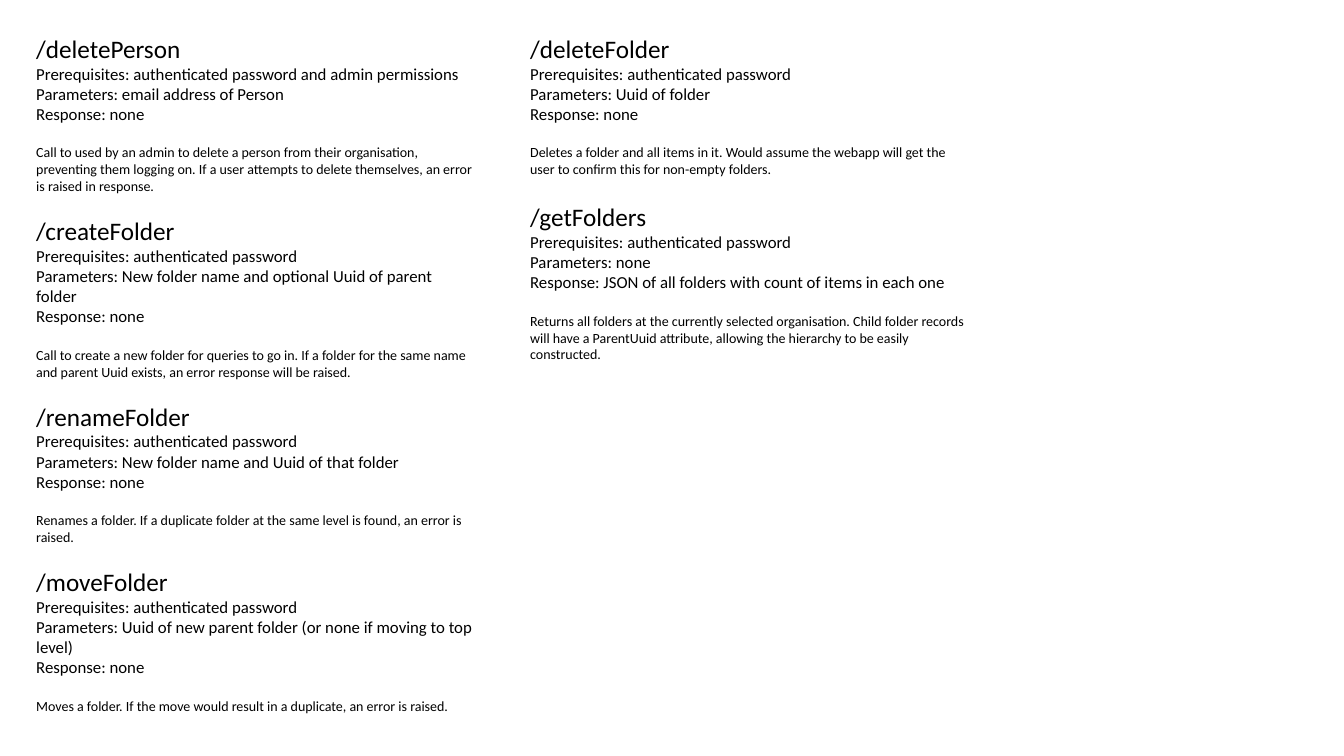
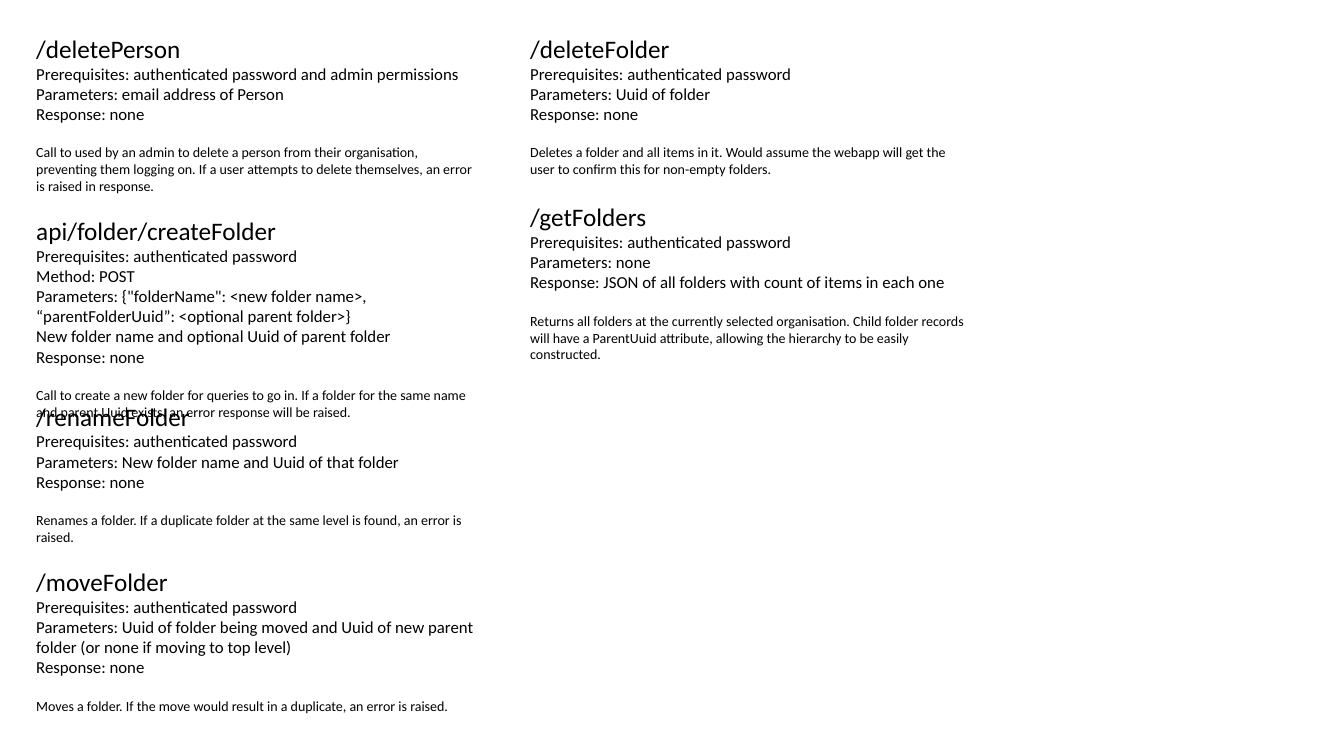
Before and after one commit to endeavourhealth/Enterprise, a slide deck: slide 5 of Documents/Administration Schema ERD.pptx. Drawn at 1344x756 pixels with LibreOffice and Linux fonts; fonts in the diff are those of the drawing. Boxes give left, top, right and bottom in pixels: in the first picture for what was removed or moved away, otherwise in the second. Text is boxed around its words. In the diff, an @@ line names an element or a change of style, - is before the commit and + after.

```diff
--- a/Documents/Administration Schema ERD.pptx
+++ b/Documents/Administration Schema ERD.pptx
@@ text at box(36, 222, 276, 244): text changed @@
-/createFolder
+api/folder/createFolder
@@ text at box(36, 270, 390, 345): text changed @@
-Parameters: New folder name and optional Uuid of parent folder
+Method: POST
+Parameters: {"folderName": <new folder name>, “parentFolderUuid”: <optional parent folder>}
+New folder name and optional Uuid of parent folder
@@ text at box(36, 621, 473, 656): text changed @@
-Parameters: Uuid of new parent folder (or none if moving to top level)
+Parameters: Uuid of folder being moved and Uuid of new parent folder (or none if moving to top level)
```
Also in this commit, not shown: 2 other slides changed, 14 other files.
